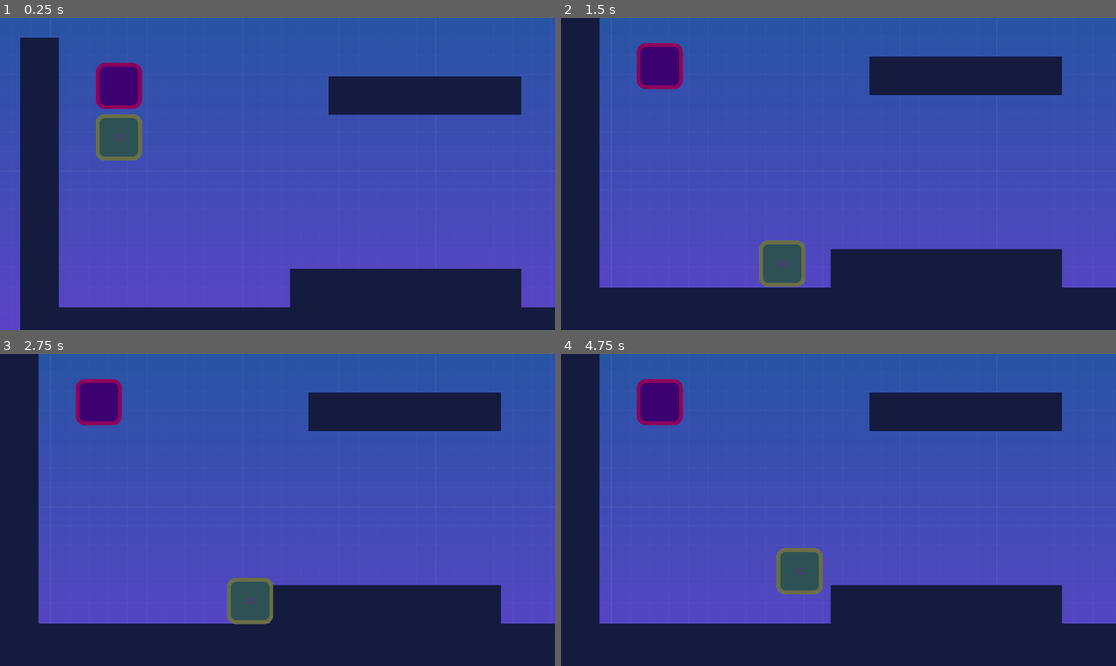
Above: before the commit, frames 1-4 (two rows, left to right).
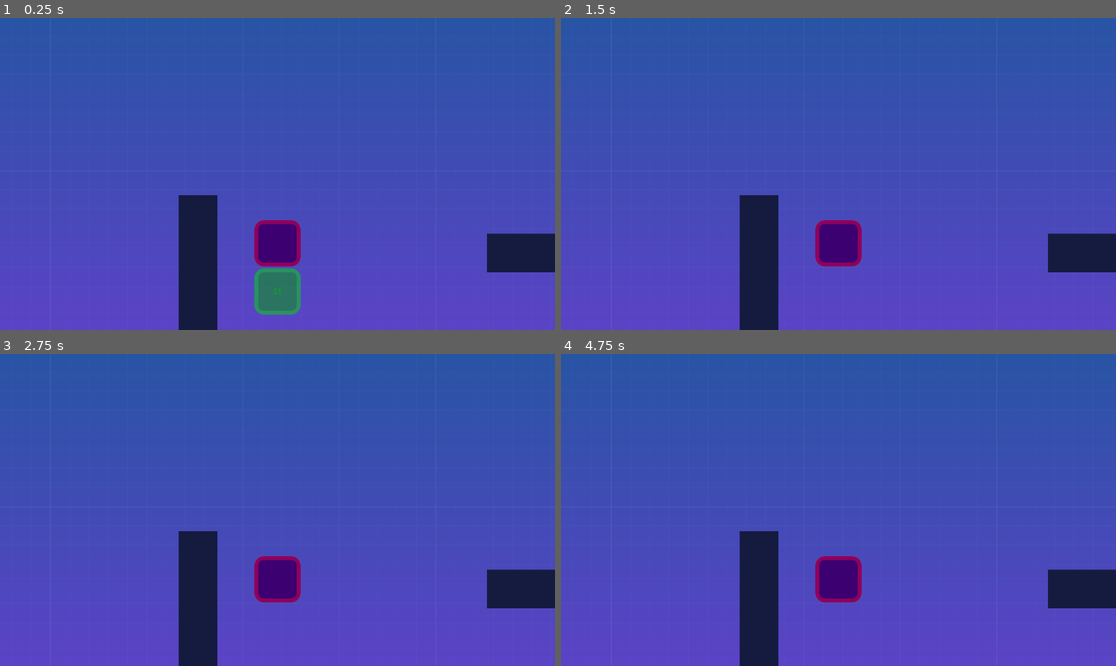
Above: after the commit, the same moments.

Repository: anatolbogun/godot-smoother-node-test-scene
Game: Godot game, scene res://src/Levels/level_template.tscn
The game is run twice, just before and just after one commit, with the same random seed, the same clock (stepped at 60 frames per second) and the same inputs.
Inputs:
- Up to frame 1 (0.25 s): no input
- Up to frame 2 (1.5 s): hold D (move_right) from 0.53 s (still down); tap A (jump) at 0.77 s
- Up to frame 3 (2.75 s): tap A (jump) at 1.52 s; release D (move_right) at 2.03 s
- Up to frame 4 (4.75 s): tap Enter at 2.75 s; hold D (move_right) 2.78-4.28 s; tap A (jump) at 3.02, 3.77, 4.52 s

The runs differ from the first frame. In frame 1, 30% of the frame differs, in the area x 3-100%, y 6-100%; in frame 2, 34%; in frame 3, 34%; in frame 4, 35%, in the area x 0-100%, y 0-100%.
Error in both runs: Trying to assign an array of type "Array" to a variable of type "Array[Node]". (res://src/Levels/smoother.gd:79)

Commit message:
changes for testing

Diff:
--- a/project.godot
+++ b/project.godot
@@ -58,7 +58,3 @@
 2d_physics/layer_2="enemies"
 2d_physics/layer_3="coins"
 2d_physics/layer_4="world"
-
-[physics]
-
-common/physics_ticks_per_second=13
--- a/src/Levels/level_template.tscn
+++ b/src/Levels/level_template.tscn
@@ -44,6 +44,7 @@
 includes = [NodePath("../NestedTest/S1")]
 
 [node name="Smoother2" type="Node" parent="."]
+process_mode = 4
 script = ExtResource("3_jlqfd")
 recursive = false
 includes = [NodePath("../NestedTest/S2")]
@@ -67,6 +68,7 @@
 [node name="NestedTest" type="Node" parent="."]
 
 [node name="Player" parent="NestedTest" instance=ExtResource("2_m8x0h")]
+process_mode = 4
 position = Vector2(205, 148)
 safe_margin = 3.0
 
@@ -76,6 +78,7 @@
 safe_margin = 3.0
 
 [node name="S2" parent="NestedTest" instance=ExtResource("2_m8x0h")]
+process_mode = 4
 modulate = Color(1, 0, 1, 0.501961)
 position = Vector2(205, 148)
 safe_margin = 3.0
